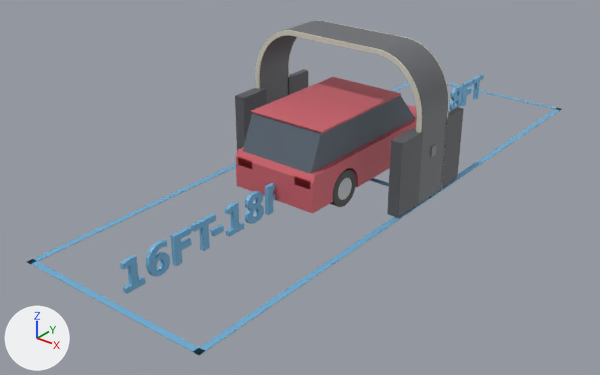
One commit to the glTF model public/colibri-xl-suv.glb: the scene before it, then after it.
Before and after are seen from a 50 mm camera at (9.06, -6.53, 7.21) aimed at (-0.23, 5.09, 0.01). The lights are fixed; the arrows at lower left show +X, +Y and +Z. The picture after the commit comes second. Where no turn or scale is listed for an object, it has been applied to the vertices.

In view in the first picture: 'arch_shell', 'arch_trim_front', 'label_far_end', 'label_near_end', 'lane_near_end', 'lane_right', 'vehicle_body', 'vehicle_cabin_glass', 'vehicle_hub_rear_r', 'vehicle_roof', 'vehicle_taillight_l', 'vehicle_tire_rear_r', 'wing_1', 'wing_2', 'wing_3' and 7 more.
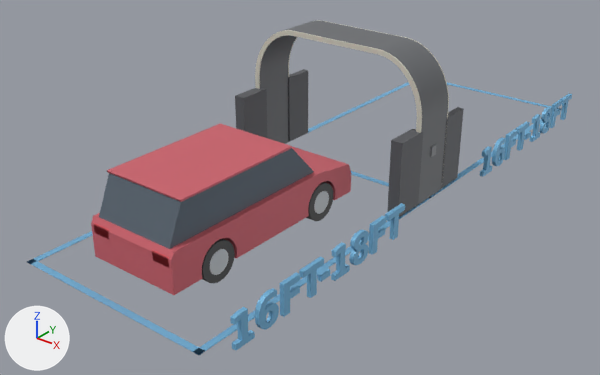
Changed parts and their boxes (x1, y1, x2, y2) in the pictures (600 x 375 px):
'vehicle_body', moved
    before: (236, 105, 417, 214)
    after: (91, 147, 351, 295)
'vehicle_cabin_glass', moved
    before: (243, 95, 415, 174)
    after: (99, 148, 314, 249)
'vehicle_roof', moved
    before: (250, 77, 401, 134)
    after: (106, 124, 292, 202)
'label_near_end', moved
    before: (120, 183, 275, 294)
    after: (230, 203, 405, 350)
'label_far_end', moved
    before: (448, 74, 484, 112)
    after: (480, 93, 572, 177)
'vehicle_tire_rear_r', moved
    before: (330, 169, 356, 207)
    after: (202, 239, 235, 283)
'vehicle_hub_rear_r', moved
    before: (338, 178, 352, 200)
    after: (210, 249, 229, 275)
'vehicle_tire_front_r', moved (not visible before)
    after: (306, 182, 333, 221)
'vehicle_taillight_l', moved
    before: (238, 156, 252, 169)
    after: (94, 223, 109, 239)
'wing_4', unchanged, uncovered by the edit
    before: (288, 69, 308, 95)
    after: (288, 69, 308, 142)

What the commit changed:
me_vehicle_body is used by ob_vehicle_body; location (0.0, 0.0, 0.0).
me_vehicle_body had 170 vertices, 336 faces and spanned x -0.93..0.93, y 4.0..8.6, z 0.25..0.98.
me_vehicle_body now has 170 vertices, 336 faces and spans x -0.93..0.93, y 0.59..5.18, z 0.25..0.98.
me_vehicle_body part 3: the whole mesh is moved by (0.0, -3.41, 0.0).
me_vehicle_cabin_glass is used by ob_vehicle_cabin_glass; location (0.0, 0.0, 0.0).
me_vehicle_cabin_glass had 8 vertices, 12 faces and spanned x -0.82..0.82, y 4.08..7.6, z 0.98..1.68.
me_vehicle_cabin_glass now has 8 vertices, 12 faces and spans x -0.82..0.82, y 0.67..4.18, z 0.98..1.68.
me_vehicle_cabin_glass part 4: the whole mesh is moved by (0.0, -3.41, 0.0).
me_vehicle_roof is used by ob_vehicle_roof; location (0.0, 0.0, 0.0).
me_vehicle_roof had 8 vertices, 12 faces and spanned x -0.83..0.83, y 4.34..6.97, z 1.66..1.7.
me_vehicle_roof now has 8 vertices, 12 faces and spans x -0.83..0.83, y 0.93..3.55, z 1.66..1.7.
me_vehicle_roof part 5: the whole mesh is moved by (0.0, -3.41, 0.0).
me_vehicle_taillight_l is used by ob_vehicle_taillight_l; location (0.0, 0.0, 0.0).
me_vehicle_taillight_l had 8 vertices, 12 faces and spanned x -0.867..-0.507, y 4.001..4.019, z 0.71..0.89.
me_vehicle_taillight_l now has 8 vertices, 12 faces and spans x -0.867..-0.507, y 0.587..0.605, z 0.71..0.89.
me_vehicle_taillight_l part 6: the whole mesh is moved by (0.0, -3.414, 0.0).
me_vehicle_tire_front_r is used by ob_vehicle_tire_front_r; location (0.0, 0.0, 0.0).
me_vehicle_tire_front_r had 74 vertices, 144 faces and spanned x 0.687..0.912, y 7.334..8.058, z 0.0..0.724.
me_vehicle_tire_front_r now has 74 vertices, 144 faces and spans x 0.687..0.912, y 3.92..4.644, z 0.0..0.724.
me_vehicle_tire_front_r part 7: the whole mesh is moved by (0.0, -3.414, 0.0).
me_vehicle_tire_rear_r is used by ob_vehicle_tire_rear_r; location (0.0, 0.0, 0.0).
me_vehicle_tire_rear_r had 74 vertices, 144 faces and spanned x 0.687..0.912, y 4.644..5.368, z 0.0..0.724.
me_vehicle_tire_rear_r now has 74 vertices, 144 faces and spans x 0.687..0.912, y 1.23..1.954, z 0.0..0.724.
me_vehicle_tire_rear_r part 8: the whole mesh is moved by (0.0, -3.414, 0.0).
me_vehicle_hub_rear_r is used by ob_vehicle_hub_rear_r; location (0.0, 0.0, 0.0).
me_vehicle_hub_rear_r had 50 vertices, 96 faces and spanned x 0.684..0.915, y 4.789..5.223, z 0.145..0.579.
me_vehicle_hub_rear_r now has 50 vertices, 96 faces and spans x 0.684..0.915, y 1.375..1.809, z 0.145..0.579.
me_vehicle_hub_rear_r part 9: the whole mesh is moved by (0.0, -3.414, 0.0).
me_label_near_end is used by ob_label_near_end; location (0.0, 0.0, 0.0).
me_label_near_end had 350 vertices, 676 faces and spanned x -0.04..0.04, y 0.39..4.79, z 0.0..0.59.
me_label_near_end now has 350 vertices, 676 faces and spans x 2.29..2.37, y 0.39..4.79, z 0.0..0.59.
me_label_near_end part 1: the whole mesh is moved by (2.33, 0.0, 0.0).
me_label_far_end is used by ob_label_far_end; location (0.0, 0.0, 0.0).
me_label_far_end had 350 vertices, 676 faces and spanned x -0.04..0.04, y 7.8..12.21, z 0.0..0.59.
me_label_far_end now has 350 vertices, 676 faces and spans x 2.29..2.37, y 7.8..12.21, z 0.0..0.59.
me_label_far_end part 2: the whole mesh is moved by (2.33, 0.0, 0.0).
